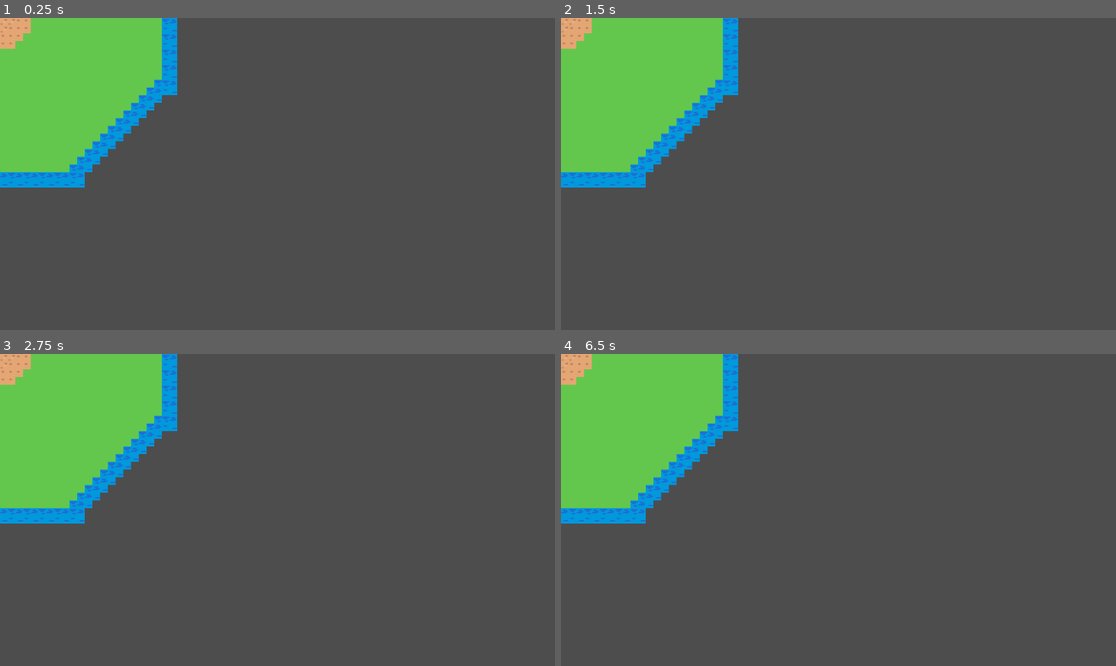
Above: before the commit, frames 1-4 (two rows, left to right).
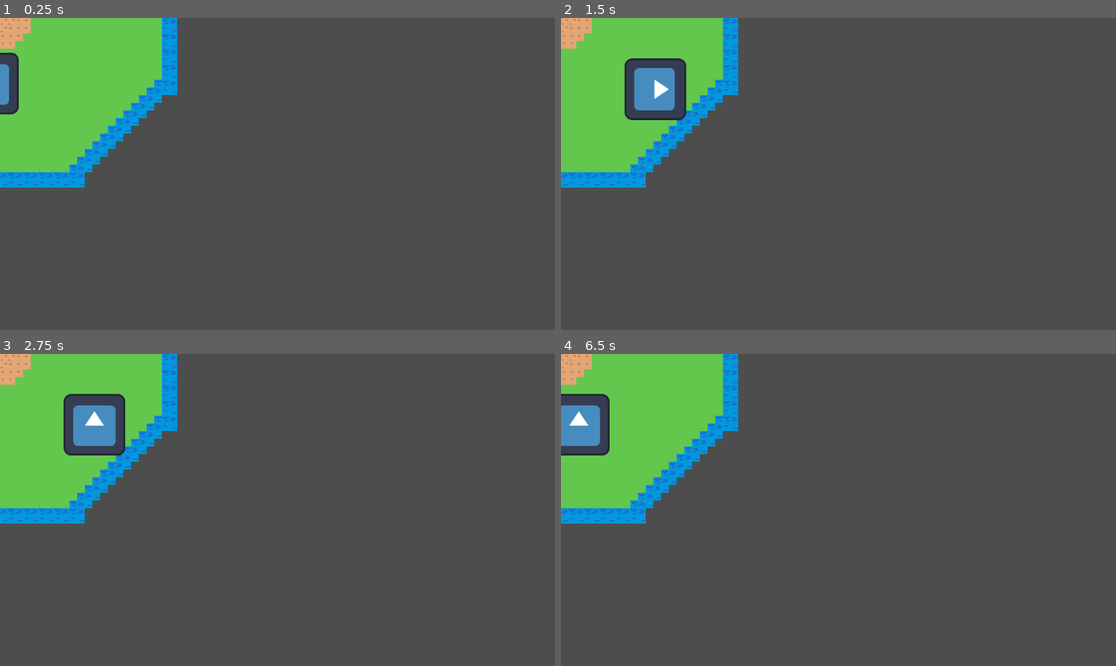
Above: after the commit, the same moments.

Repository: archimbald4488/FGJ2025
Game: Godot game, scene res://scenes/map.tscn
The game is run twice, just before and just after one commit, with the same random seed, the same clock (stepped at 60 frames per second) and the same inputs. Before the commit the project has no main scene; this scene is started directly in both runs. The engine's default icon, where the game draws it, is replaced by a stand-in: a white triangle on a blue panel in a dark square.
Inputs:
- Up to frame 1 (0.25 s): no input
- Up to frame 2 (1.5 s): tap Enter at 0.5 s; hold D (right, bound only after the commit) 0.53-1.28 s; tap Space (attack, bound only after the commit) at 0.6, 1.35 s; hold S (down, bound only after the commit) from 1.28 s (still down)
- Up to frame 3 (2.75 s): tap Space (attack, bound only after the commit) at 2, 2.1 s; release S (down, bound only after the commit) at 2.03 s; hold D (right, bound only after the commit) from 2.03 s (still down)
- Up to frame 4 (6.5 s): tap Enter at 2.75, 5 s; release D (right, bound only after the commit) at 2.78 s; hold W (up, bound only after the commit) 2.78-3.53 s; tap Space (attack, bound only after the commit) at 2.85, 3.6, 4.25, 4.35, 5.1, 5.75, 5.85 s; hold A (left, bound only after the commit) 3.53-5.03 s; hold S (down, bound only after the commit) 5.03-5.78 s; hold D (right, bound only after the commit) from 5.78 s (still down)

The runs differ from the first frame. In frame 1, 0.7% of the frame differs, in the area x 0-4%, y 11-31%; in frame 2, 2.2%, in the area x 11-23%, y 12-33%; in frame 3, 2.2%; in frame 4, 1.7%.

Commit message:
Added player character

Diff:
--- a/project.godot
+++ b/project.godot
@@ -11,8 +11,41 @@
 [application]
 
 config/name="fgj2025"
+run/main_scene="res://scenes/map.tscn"
 config/features=PackedStringArray("4.3", "Forward Plus")
 config/icon="res://icon.svg"
+
+[input]
+
+left={
+"deadzone": 0.5,
+"events": [Object(InputEventKey,"resource_local_to_scene":false,"resource_name":"","device":-1,"window_id":0,"alt_pressed":false,"shift_pressed":false,"ctrl_pressed":false,"meta_pressed":false,"pressed":false,"keycode":0,"physical_keycode":65,"key_label":0,"unicode":97,"location":0,"echo":false,"script":null)
+, Object(InputEventKey,"resource_local_to_scene":false,"resource_name":"","device":-1,"window_id":0,"alt_pressed":false,"shift_pressed":false,"ctrl_pressed":false,"meta_pressed":false,"pressed":false,"keycode":0,"physical_keycode":4194319,"key_label":0,"unicode":0,"location":0,"echo":false,"script":null)
+]
+}
+right={
+"deadzone": 0.5,
+"events": [Object(InputEventKey,"resource_local_to_scene":false,"resource_name":"","device":-1,"window_id":0,"alt_pressed":false,"shift_pressed":false,"ctrl_pressed":false,"meta_pressed":false,"pressed":false,"keycode":0,"physical_keycode":68,"key_label":0,"unicode":100,"location":0,"echo":false,"script":null)
+, Object(InputEventKey,"resource_local_to_scene":false,"resource_name":"","device":-1,"window_id":0,"alt_pressed":false,"shift_pressed":false,"ctrl_pressed":false,"meta_pressed":false,"pressed":false,"keycode":0,"physical_keycode":4194321,"key_label":0,"unicode":0,"location":0,"echo":false,"script":null)
+]
+}
+up={
+"deadzone": 0.5,
+"events": [Object(InputEventKey,"resource_local_to_scene":false,"resource_name":"","device":-1,"window_id":0,"alt_pressed":false,"shift_pressed":false,"ctrl_pressed":false,"meta_pressed":false,"pressed":false,"keycode":0,"physical_keycode":87,"key_label":0,"unicode":119,"location":0,"echo":false,"script":null)
+, Object(InputEventKey,"resource_local_to_scene":false,"resource_name":"","device":-1,"window_id":0,"alt_pressed":false,"shift_pressed":false,"ctrl_pressed":false,"meta_pressed":false,"pressed":false,"keycode":0,"physical_keycode":4194320,"key_label":0,"unicode":0,"location":0,"echo":false,"script":null)
+]
+}
+down={
+"deadzone": 0.5,
+"events": [Object(InputEventKey,"resource_local_to_scene":false,"resource_name":"","device":-1,"window_id":0,"alt_pressed":false,"shift_pressed":false,"ctrl_pressed":false,"meta_pressed":false,"pressed":false,"keycode":0,"physical_keycode":83,"key_label":0,"unicode":115,"location":0,"echo":false,"script":null)
+, Object(InputEventKey,"resource_local_to_scene":false,"resource_name":"","device":-1,"window_id":0,"alt_pressed":false,"shift_pressed":false,"ctrl_pressed":false,"meta_pressed":false,"pressed":false,"keycode":0,"physical_keycode":4194322,"key_label":0,"unicode":0,"location":0,"echo":false,"script":null)
+]
+}
+attack={
+"deadzone": 0.5,
+"events": [Object(InputEventKey,"resource_local_to_scene":false,"resource_name":"","device":-1,"window_id":0,"alt_pressed":false,"shift_pressed":false,"ctrl_pressed":false,"meta_pressed":false,"pressed":false,"keycode":0,"physical_keycode":32,"key_label":0,"unicode":32,"location":0,"echo":false,"script":null)
+]
+}
 
 [rendering]
 
--- a/scenes/map.tscn
+++ b/scenes/map.tscn
@@ -1,6 +1,7 @@
-[gd_scene load_steps=4 format=3 uid="uid://hmga23hvrsvb"]
+[gd_scene load_steps=5 format=3 uid="uid://hmga23hvrsvb"]
 
 [ext_resource type="Texture2D" uid="uid://b5hsebu8w1nbh" path="res://assets/Sunnyside assets/TILESET/SunnysideWorld_Tileset_V0.1.png" id="1_lkicu"]
+[ext_resource type="PackedScene" uid="uid://dq1xnliwhi688" path="res://scenes/player/player.tscn" id="2_2hccj"]
 
 [sub_resource type="TileSetAtlasSource" id="TileSetAtlasSource_0sjg1"]
 texture = ExtResource("1_lkicu")
@@ -434,3 +435,6 @@
 tile_set = SubResource("TileSet_hu0nq")
 format = 2
 layer_0/tile_data = PackedInt32Array(-1, 983040, 4, -65536, 983040, 4, 0, 983040, 4, 65535, 983040, 4, 131070, 1048576, …(36282 unchanged characters)…
+
+[node name="Player" parent="." instance=ExtResource("2_2hccj")]
+position = Vector2(-25, 136)
--- /dev/null
+++ b/scenes/player/player.gd
@@ -0,0 +1,22 @@
+extends CharacterBody2D
+
+@export var speed = 400
+
+func _ready() -> void:
+	print("Start")
+
+func get_input():
+	var input_direction = Input.get_vector("left", "right", "up", "down")
+	velocity = input_direction * speed
+	rotation = velocity.angle()
+	if Input.is_action_just_pressed("attack"):
+		$Attack.play("attack")
+		print("attack")
+
+func _physics_process(delta):
+	get_input()
+	move_and_slide()
+
+
+func _on_attack_area_entered(area: Area2D) -> void:
+	print("Suicide")
--- /dev/null
+++ b/scenes/player/player.tscn
@@ -0,0 +1,72 @@
+[gd_scene load_steps=8 format=3 uid="uid://dq1xnliwhi688"]
+
+[ext_resource type="Script" path="res://Scenes/player/player.gd" id="1_r6wso"]
+[ext_resource type="Texture2D" uid="uid://boptgkjamnnt0" path="res://icon.svg" id="2_r0s77"]
+
+[sub_resource type="RectangleShape2D" id="RectangleShape2D_csgm2"]
+size = Vector2(99, 72)
+
+[sub_resource type="RectangleShape2D" id="RectangleShape2D_5mqle"]
+size = Vector2(120, 120)
+
+[sub_resource type="Animation" id="Animation_u8ied"]
+length = 0.001
+tracks/0/type = "value"
+tracks/0/imported = false
+tracks/0/enabled = true
+tracks/0/path = NodePath("Sprite2D/Attack/CollisionShape2D:disabled")
+tracks/0/interp = 1
+tracks/0/loop_wrap = true
+tracks/0/keys = {
+"times": PackedFloat32Array(0),
+"transitions": PackedFloat32Array(1),
+"update": 1,
+"values": [true]
+}
+
+[sub_resource type="Animation" id="Animation_5iork"]
+resource_name = "attack"
+tracks/0/type = "value"
+tracks/0/imported = false
+tracks/0/enabled = true
+tracks/0/path = NodePath("Sprite2D/Attack/CollisionShape2D:disabled")
+tracks/0/interp = 1
+tracks/0/loop_wrap = true
+tracks/0/keys = {
+"times": PackedFloat32Array(0, 0.01, 0.8),
+"transitions": PackedFloat32Array(1, 1, 1),
+"update": 1,
+"values": [true, false, true]
+}
+
+[sub_resource type="AnimationLibrary" id="AnimationLibrary_64o0e"]
+_data = {
+"RESET": SubResource("Animation_u8ied"),
+"attack": SubResource("Animation_5iork")
+}
+
+[node name="Player" type="CharacterBody2D"]
+position = Vector2(614, 294)
+script = ExtResource("1_r6wso")
+
+[node name="Sprite2D" type="Sprite2D" parent="."]
+texture = ExtResource("2_r0s77")
+
+[node name="Attack" type="Area2D" parent="Sprite2D"]
+
+[node name="CollisionShape2D" type="CollisionShape2D" parent="Sprite2D/Attack"]
+position = Vector2(100, 0)
+shape = SubResource("RectangleShape2D_csgm2")
+disabled = true
+debug_color = Color(0.998738, 0, 0.133982, 0.42)
+
+[node name="CollisionShape2D" type="CollisionShape2D" parent="."]
+position = Vector2(0, 1)
+shape = SubResource("RectangleShape2D_5mqle")
+
+[node name="Attack" type="AnimationPlayer" parent="."]
+libraries = {
+"": SubResource("AnimationLibrary_64o0e")
+}
+
+[connection signal="area_entered" from="Sprite2D/Attack" to="." method="_on_attack_area_entered"]
